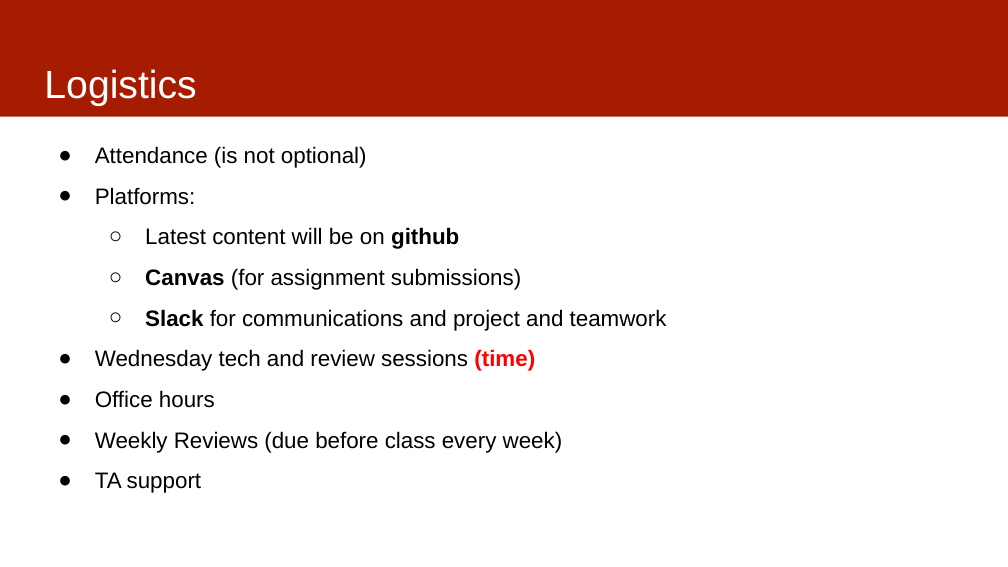
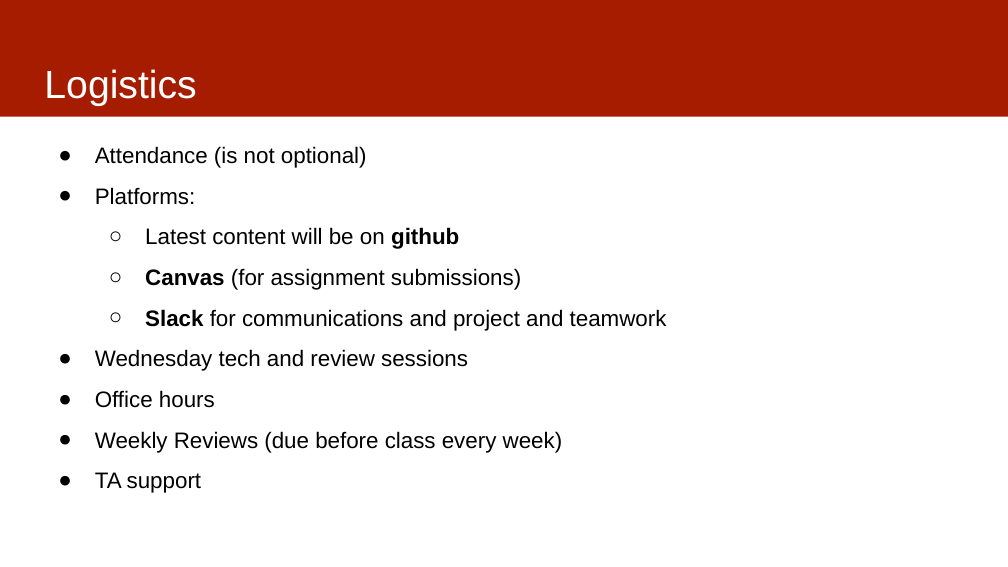
Before and after one commit to dssg/mlforpublicpolicylab, a slide deck: slide 10 of Lectures/01-ClassOverview.pptx. Drawn at 1008x567 pixels with LibreOffice and Linux fonts; fonts in the diff are those of the drawing. Boxes give left, top, right and bottom in pixels: in the first picture for what was removed or moved away, otherwise in the second. Text is boxed around its words. In the diff, an @@ line names an element or a change of style, - is before the commit and + after.

```diff
--- a/Lectures/01-ClassOverview.pptx
+++ b/Lectures/01-ClassOverview.pptx
@@ text at (95, 349, 468, 371): text changed @@
-● Wednesday tech and review sessions (time)
+● Wednesday tech and review sessions
```
Also in this commit, not shown: 4 other slides changed.
